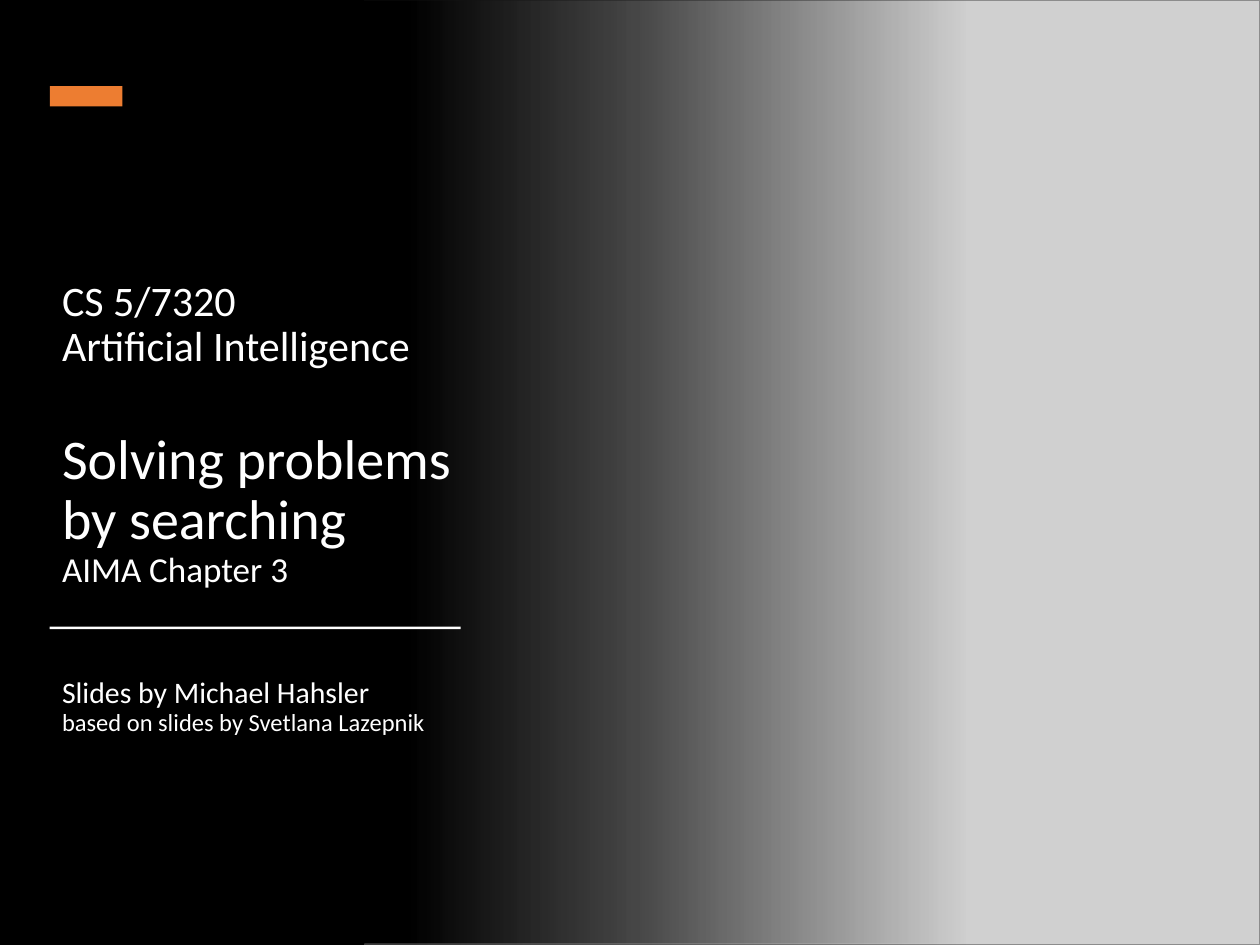
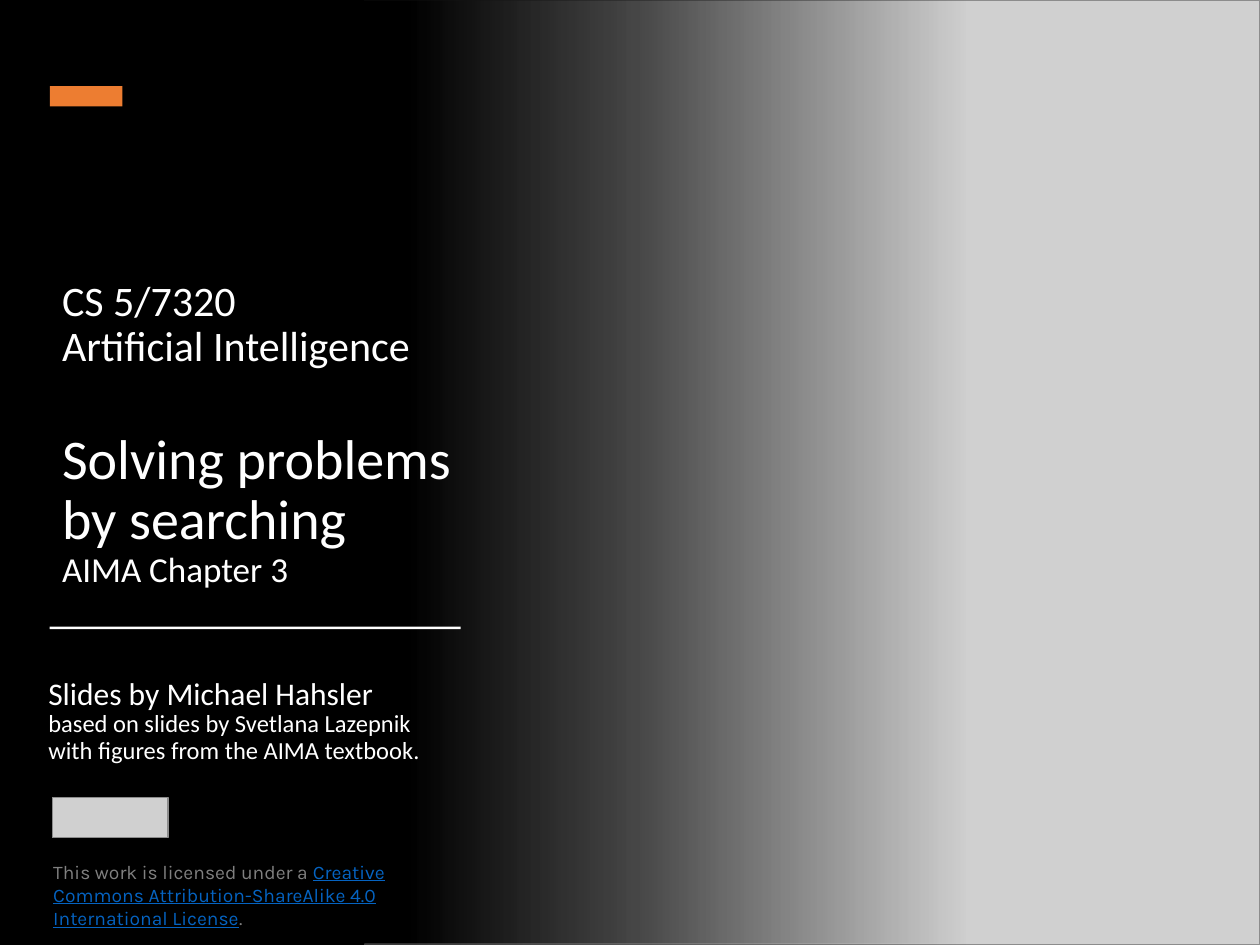
Before and after one commit to mhahsler/CS7320-AI, a slide deck: slide 1 of slides/03_search.pptx. Drawn at 1260x945 pixels with LibreOffice and Linux fonts; fonts in the diff are those of the drawing; grey boxes stand for pictures. Boxes give left, top, right and bottom in pixels: in the first picture for what was removed or moved away, otherwise in the second. Text is boxed around its words. In the diff, an @@ line names an element or a change of style, - is before the commit and + after.

```diff
--- a/slides/03_search.pptx
+++ b/slides/03_search.pptx
@@ subtitle at (48, 683, 420, 764): text changed @@
-Slides by Michael Hahsler
-based on slides by Svetlana Lazepnik
+Slides by Michael Hahsler
+based on slides by Svetlana Lazepnik with figures from the AIMA textbook.
@@ picture added at (53, 798, 169, 838) @@
@@ text added at (53, 866, 385, 928), 11 pt, text #0563C1, underline @@
+This work is licensed under a Creative Commons Attribution-ShareAlike 4.0 International License.
```
Also in this commit, not shown: 18 other files.
